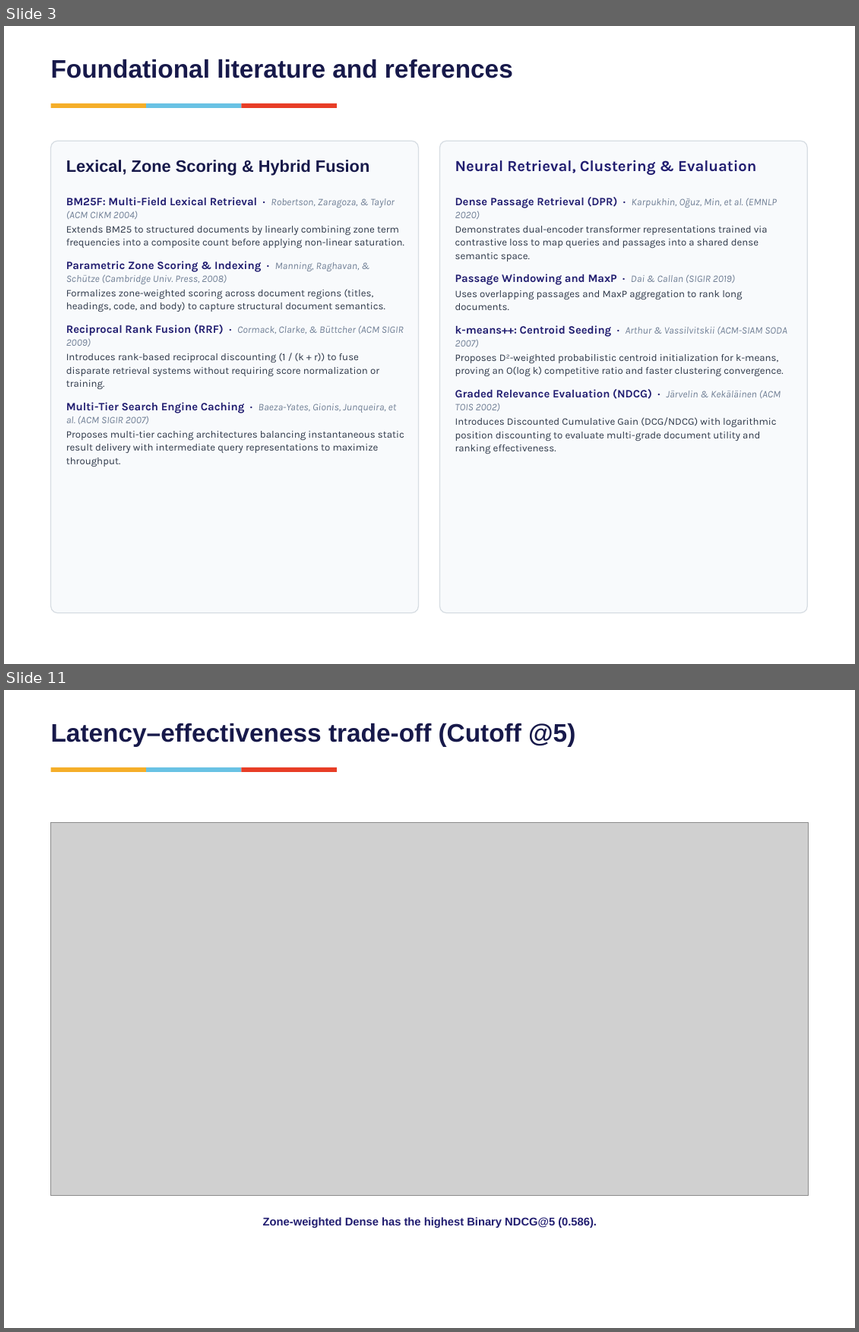
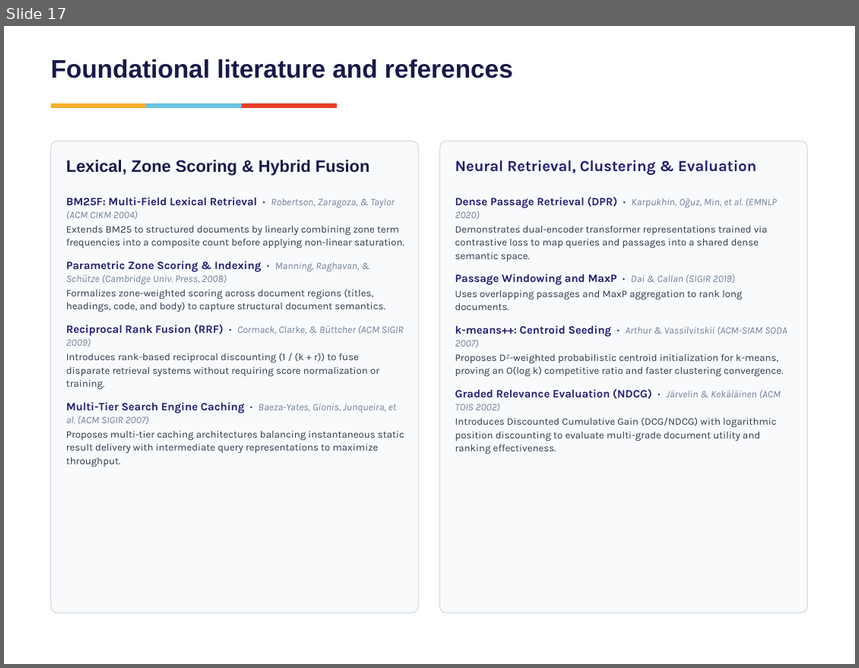
Before and after one commit to vishrutbhushan/ir-benchmark, a slide deck: presentation/Group7_BM25 vs Neural Retrieval on Technical Documents.pptx. Shown one above the other, each under a label of ours: slides 3 and 11 before the commit, slide 17 after it; the slides between them are not shown. The pictures are 859x1332 and 859x668 pixels, drawn with LibreOffice and Linux fonts; fonts in the diff are those of the drawing; grey boxes stand for pictures. Boxes give left, top, right and bottom in pixels: in the first picture for what was removed or moved away, otherwise in the second. Text is boxed around its words. In the diff, an @@ line names an element or a change of style, - is before the commit and + after.

Commit message:
Update presentation and preserve latest strict evaluation results
Add search UI cache control and disable query-vector cache when requested. Include strict judgments, latest BM25F and hybrid rankings, metrics, latency samples, and presentation charts.

```diff
--- a/presentation/Group7_BM25 vs Neural Retrieval on Technical Documents.pptx
+++ b/presentation/Group7_BM25 vs Neural Retrieval on Technical Documents.pptx
@@ slide 11 removed at bbox=[4, 690, 855, 1328], background #FFFFFF @@
@@ text removed at bbox=[51, 723, 576, 746] @@
-Latency–effectiveness trade-off (Cutoff @5)
@@ rectangle removed at bbox=[51, 768, 146, 773] @@
@@ rectangle removed at bbox=[146, 768, 241, 773] @@
@@ rectangle removed at bbox=[241, 768, 337, 773] @@
@@ picture removed at bbox=[51, 822, 808, 1195] @@
@@ text removed at bbox=[263, 1217, 597, 1228] @@
-Zone-weighted Dense has the highest Binary NDCG@5 (0.586).
@@ what was slide 3 is now slide 17 @@
```
Also in this commit, not shown: 15 slides changed, 23 other files.
